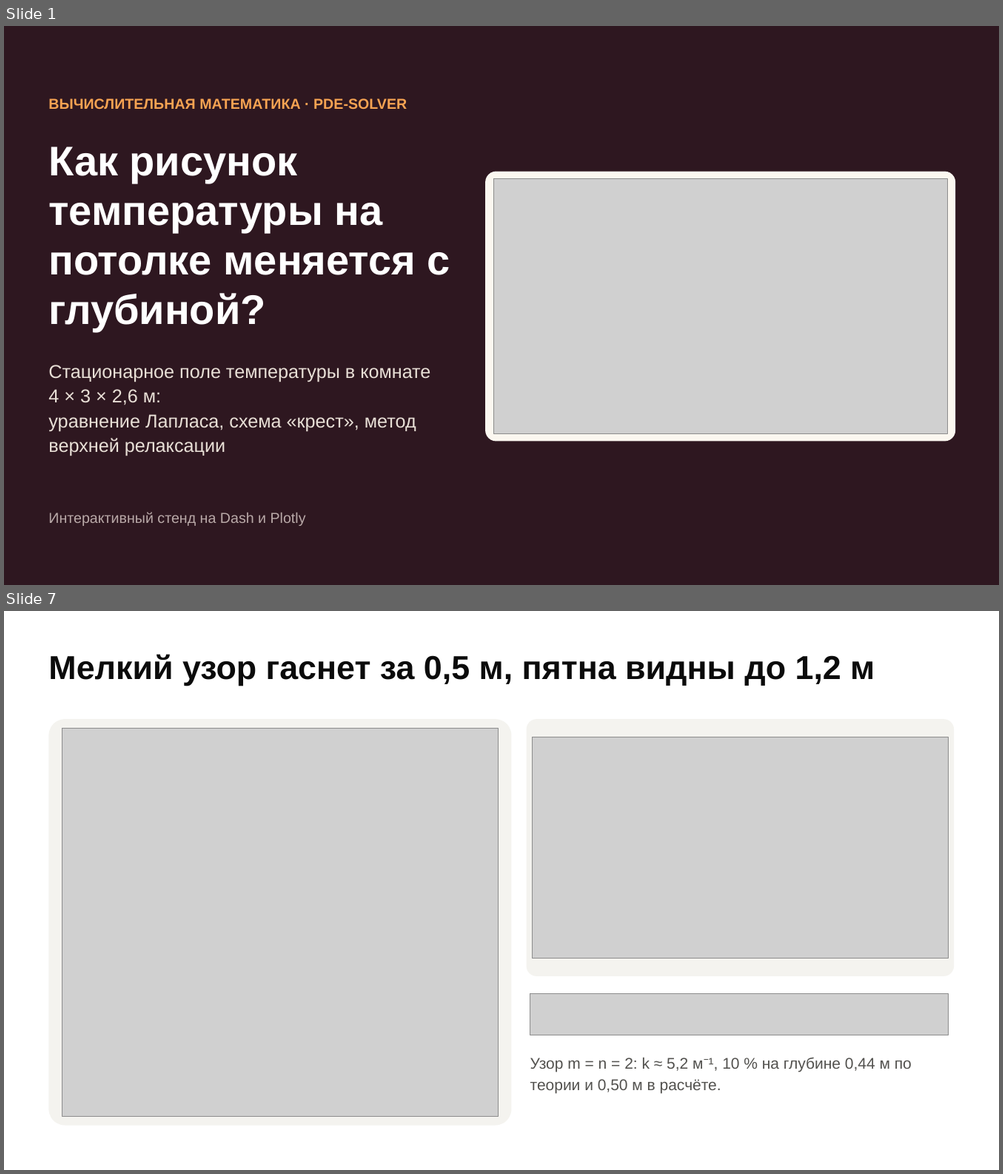
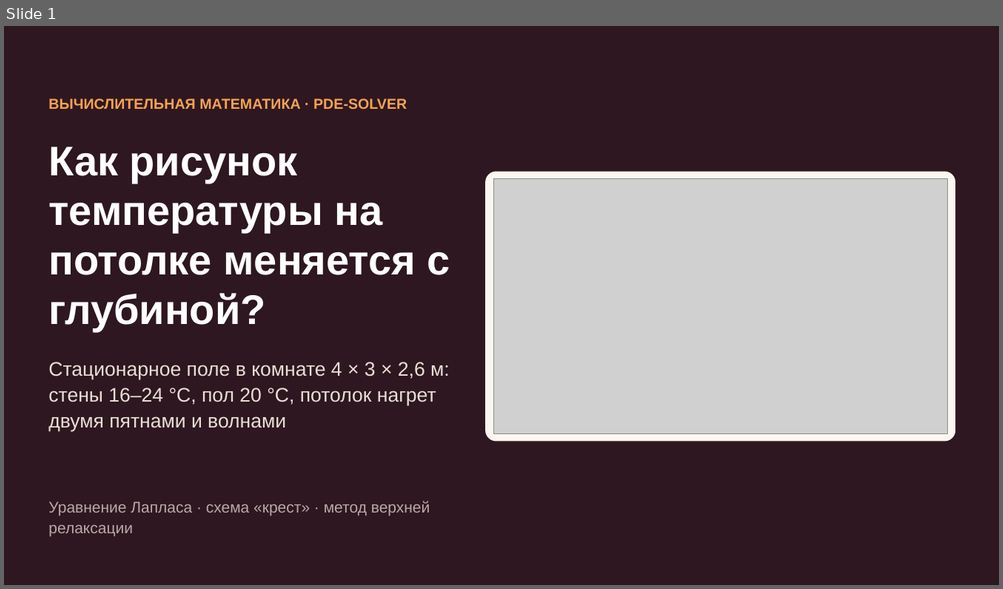
Before and after one commit to terMorel/computational-mathematics, a slide deck: PDE-Solver/presentation/PDE-Solver.pptx. Shown one above the other, each under a label of ours: slides 1 and 7 before the commit, slide 1 after it; the slides between them are not shown. The pictures are 1003x1174 and 1003x589 pixels, drawn with LibreOffice and Linux fonts; fonts in the diff are those of the drawing; grey boxes stand for pictures. Boxes give left, top, right and bottom in pixels: in the first picture for what was removed or moved away, otherwise in the second. Text is boxed around its words. In the diff, an @@ line names an element or a change of style, - is before the commit and + after.

```diff
--- a/PDE-Solver/presentation/PDE-Solver.pptx
+++ b/PDE-Solver/presentation/PDE-Solver.pptx
@@ slide 7 removed at box(4, 611, 999, 1170), background #FFFFFF @@
@@ text removed at box(48, 654, 874, 686) @@
-Мелкий узор гаснет за 0,5 м, пятна видны до 1,2 м
@@ rounded rectangle removed at box(48, 719, 512, 1126) @@
@@ rounded rectangle removed at box(526, 719, 954, 977) @@
@@ picture removed at box(62, 728, 498, 1117) @@
@@ picture removed at box(532, 737, 948, 959) @@
@@ picture removed at box(530, 994, 948, 1035) @@
@@ text removed at box(530, 1057, 911, 1093) @@
-Узор m = n = 2: k ≈ 5,2 м⁻¹, 10 % на глубине 0,44 м по теории и 0,50 м в расчёте.
@@ slide 1 changed as well @@
@@ text at box(48, 362, 449, 432): text changed; size 18 to 19 pt @@
-Стационарное поле температуры в комнате 4 × 3 × 2,6 м:
-уравнение Лапласа, схема «крест», метод верхней релаксации
+Стационарное поле в комнате 4 × 3 × 2,6 м: стены 16–24 °C, пол 20 °C, потолок нагрет двумя пятнами и волнами
@@ text at box(48, 501, 430, 537): text changed; size 14 to 15 pt @@
-Интерактивный стенд на Dash и Plotly
+Уравнение Лапласа · схема «крест» · метод верхней релаксации
```
Also in this commit, not shown: 1 other slide changed, 7 slides added, 6 other slides removed, 12 other files.
